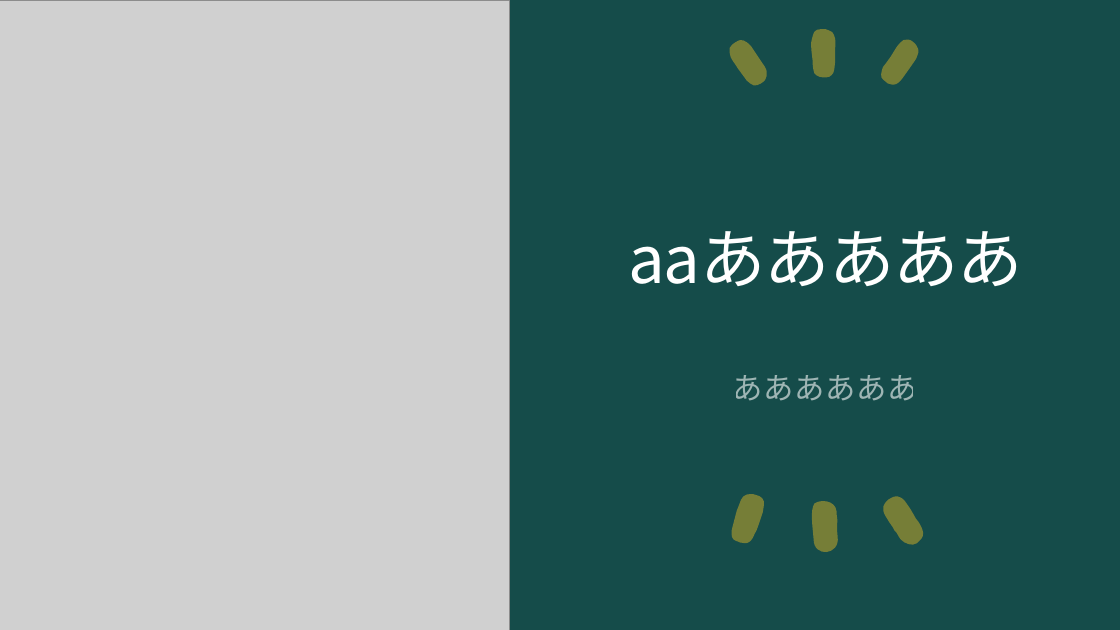
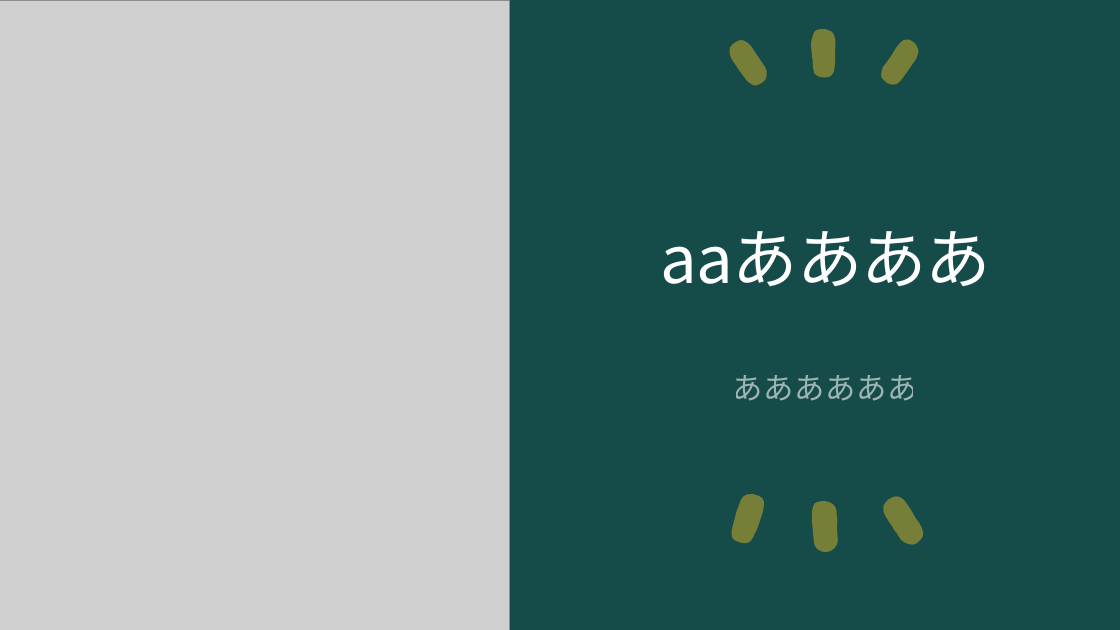
Before and after one commit to ogawa3427/utils, a slide deck: slide 1 of 2024quiz/quiz.pptx. Drawn at 1120x630 pixels with LibreOffice and Linux fonts; fonts in the diff are those of the drawing; grey boxes stand for pictures. Boxes give left, top, right and bottom in pixels: in the first picture for what was removed or moved away, otherwise in the second. Text is boxed around its words. In the diff, an @@ line names an element or a change of style, - is before the commit and + after.

```diff
--- a/2024quiz/quiz.pptx
+++ b/2024quiz/quiz.pptx
@@ title at (x1=660, y1=231, x2=991, y2=286): text changed @@
-aaあああああ
+aaああああ
```
